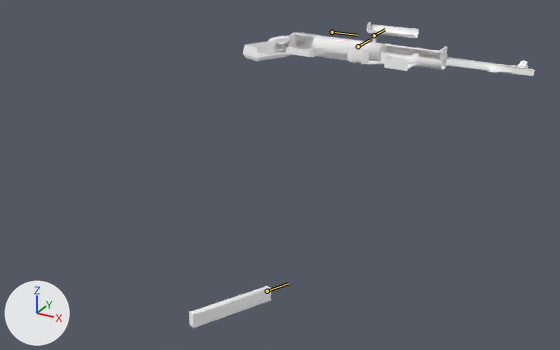
The glTF model xogot/assets/weapons/aether_waw_real/mp40/viewmodel.glb as it was, and as the next commit left it.
One viewpoint serves both versions: a 50 mm lens placed at (0.69, -1.627, 0.448), pointed at (-0.037, -0.305, -0.213). The lights are fixed; the arrows at lower left show +X, +Y and +Z. The first picture is the older version. Both versions are drawn at frame 24 of the action 'PSA_viewmodel_mp40_reload_empty'; the numbers are the values there. The bones that change, and the others that lie on the model, are drawn over the model as lines.

In view in the first picture: 'MP40_SM'.
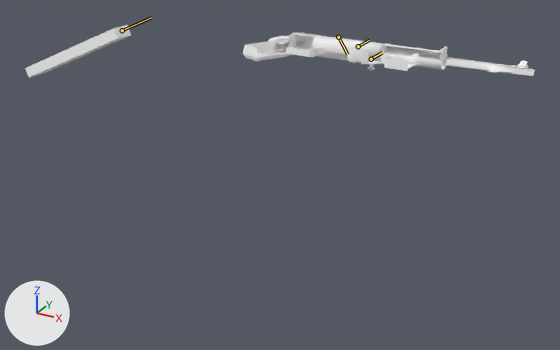
Changed parts and their boxes [x1, y1, x2, y2] in the pictures (560 x 350 px):
'MP40_SM', posed (47% wider, 83% shorter)
    before: [189, 22, 535, 328]
    after: [25, 25, 535, 77]
bone 'j_clip', root to tip
    before: (267, 291) to (288, 283)
    after: (122, 30) to (151, 17)
bone 'j_bolt', root to tip
    before: (374, 35) to (385, 29)
    after: (371, 59) to (382, 52)

The change, as a diff of the scene's bpy script:
```diff
--- a/xogot/assets/weapons/aether_waw_real/mp40/viewmodel.glb.py
+++ b/xogot/assets/weapons/aether_waw_real/mp40/viewmodel.glb.py
@@ bone_j_clip @@
 bone_j_clip = bpy.data.objects['MP40_SM.ao'].pose.bones['j_clip']  # child of 'j_gun'
-bone_j_clip.location = (-0.268, -0.14, -0.616)
-bone_j_clip.rotation_quaternion = (0.695, 0.131, 0.687, -0.167)  # degrees (-66, 87, -90)
+bone_j_clip.location = (-0.268, -0.619, 0.157)
+bone_j_clip.rotation_quaternion = (0.695, 0.131, -0.167, -0.687)  # degrees (24, -3, -90)
@@ bone_j_bolt @@
 bone_j_bolt = bpy.data.objects['MP40_SM.ao'].pose.bones['j_bolt']  # child of 'j_gun'
-bone_j_bolt.location = (0.09, 0.005, 0.053)
-bone_j_bolt.rotation_quaternion = (1.0, 0.0, -0.01, -0.01)  # degrees (0, -1, -1)
+bone_j_bolt.location = (0.09, -0.006, 0.0)
+bone_j_bolt.rotation_quaternion = (1.0, 0.0, 0.0, 0.0)  # degrees (0, 0, 0)
```
